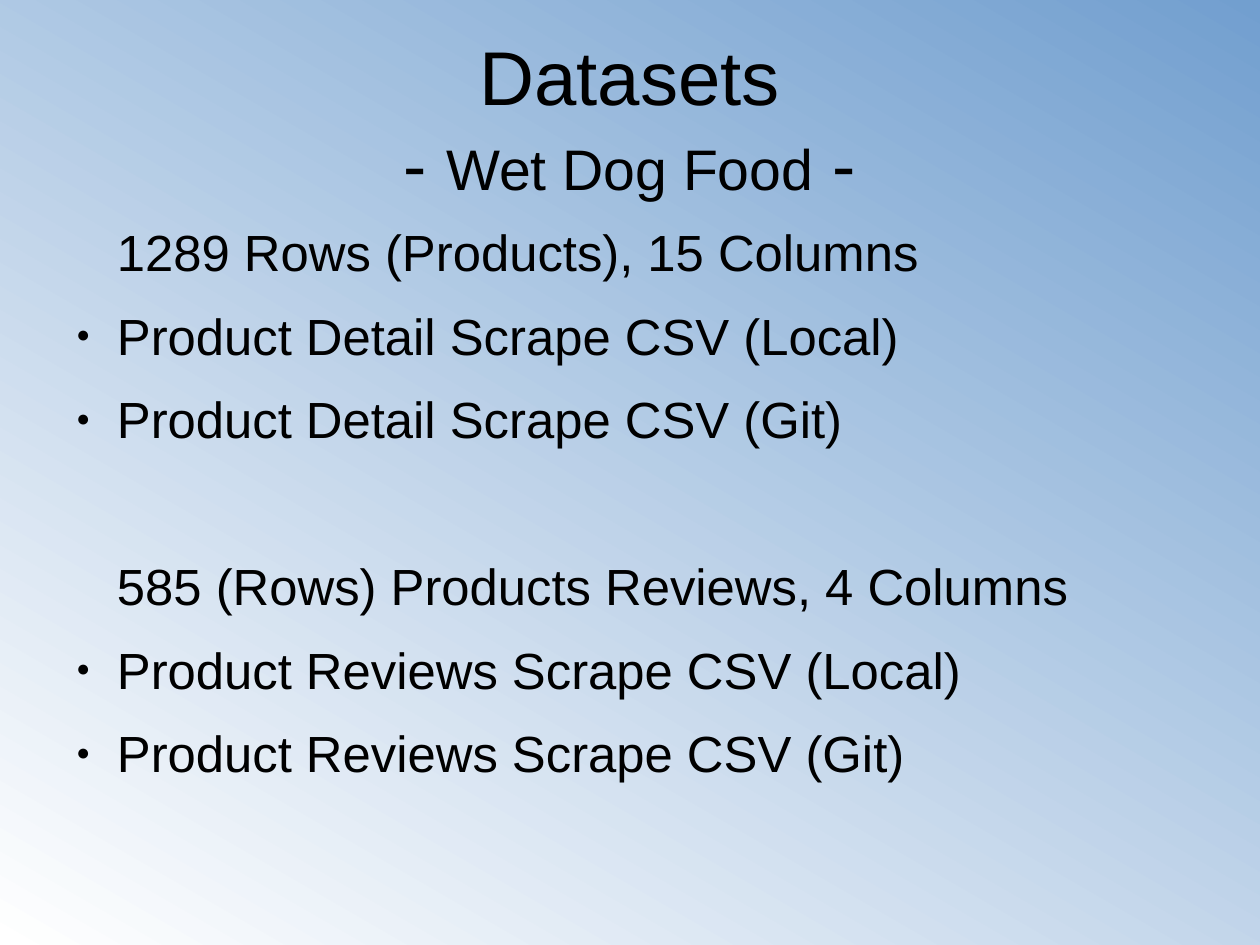
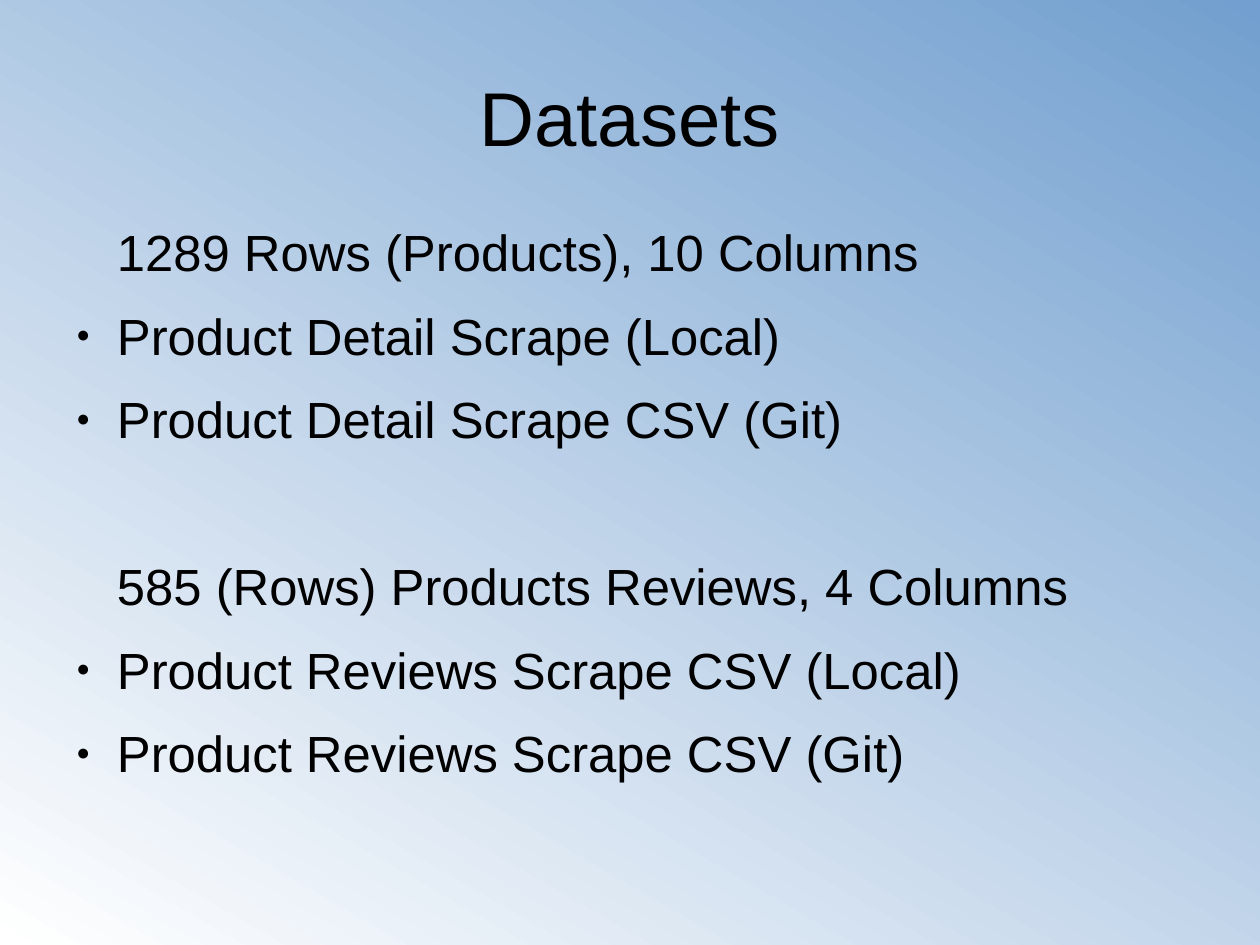
Before and after one commit to chun9men9/pet_webscrap, a slide deck: slide 6 of ppt_slides/Web Scrape - Chewy.com Pet Food.odp. Drawn at 1260x945 pixels with LibreOffice and Linux fonts; fonts in the diff are those of the drawing. Boxes give left, top, right and bottom in pixels: in the first picture for what was removed or moved away, otherwise in the second. Text is boxed around its words. In the diff, an @@ line names an element or a change of style, - is before the commit and + after.

Commit message:
Edited presentation slides

```diff
--- a/ppt_slides/Web Scrape - Chewy.com Pet Food.odp
+++ b/ppt_slides/Web Scrape - Chewy.com Pet Food.odp
@@ title at bbox=[480, 93, 780, 147]: text changed; size 36 to 48 pt @@
-Datasets
-- Wet Dog Food -
+Datasets
@@ text at bbox=[117, 234, 918, 365]: text changed @@
-1289 Rows (Products), 15 Columns
-● Product Detail Scrape CSV (Local)
+1289 Rows (Products), 10 Columns
+● Product Detail Scrape (Local)
```
Also in this commit, not shown: 1 other slide changed, 2 other files.
